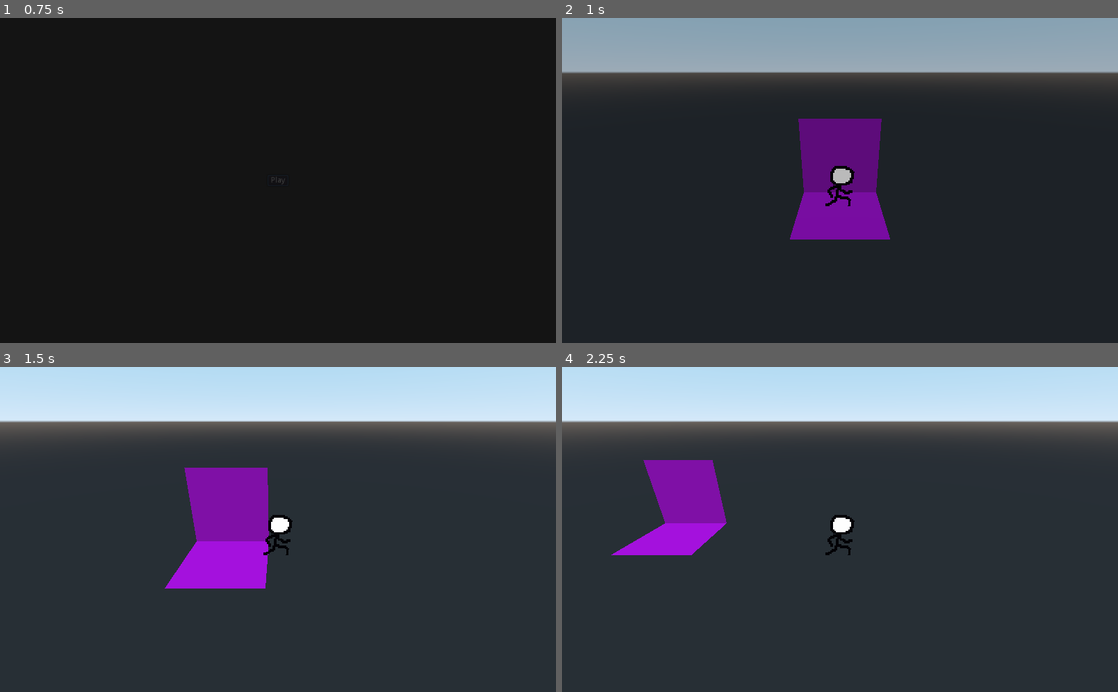
Above: before the commit, frames 1-4 (two rows, left to right).
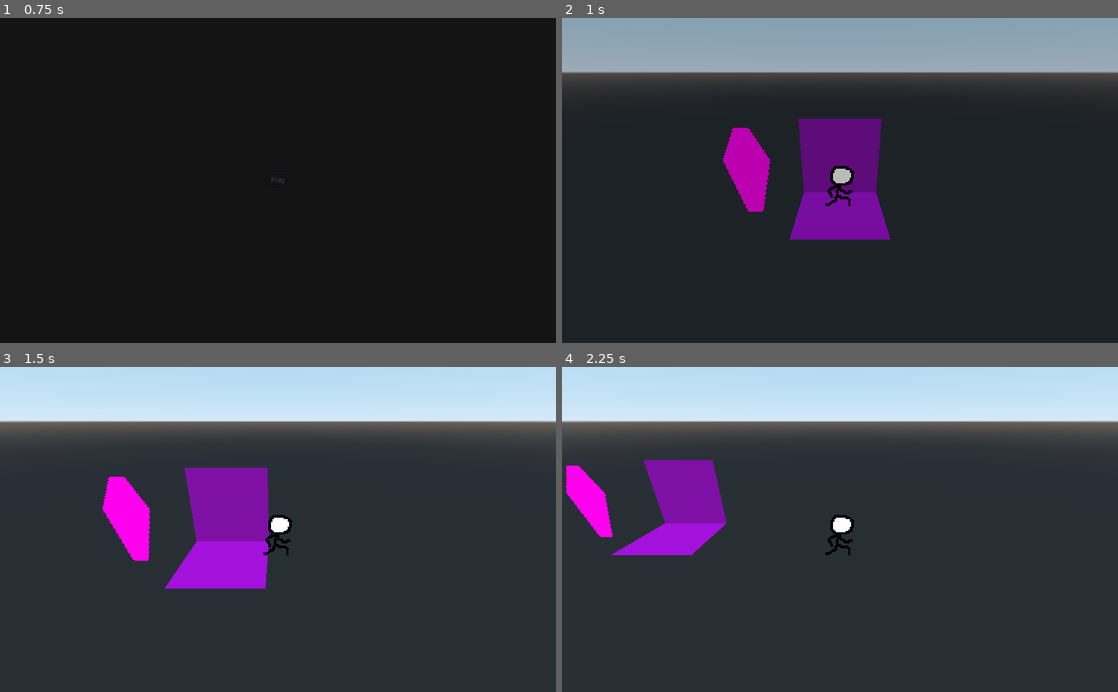
Above: after the commit, the same moments.

Repository: Tusentio/GlobalGameJam2022
Game: Godot game, scene res://Scenes/Menu/Menu.tscn
Same seed, same stepped clock (60 frames per second), same inputs: the game is played once before the commit and once after it.
Inputs:
- Up to frame 1 (0.75 s): click "Play" at 0.5 s
- Up to frame 2 (1 s): no input
- Up to frame 3 (1.5 s): hold D (walk_right) from 1.28 s (still down)
- Up to frame 4 (2.25 s): release D (walk_right) at 2.03 s; hold S (walk_down) from 2.03 s (still down)

Frame 1 is identical in both runs. In frame 2, 1.5% of the frame differs, in the area x 28-38%, y 33-60%; in frame 3, 1.5%, in the area x 18-27%, y 33-60%; in frame 4, 1.0%.

Commit message:
Add level entrance scene

Diff:
--- /dev/null
+++ b/Scenes/LevelEntrance/LevelEntrance.tscn
@@ -0,0 +1,9 @@
+[gd_scene load_steps=2 format=2]
+
+[ext_resource path="res://Sprites/Coffin.png" type="Texture" id=1]
+
+[node name="LevelEntrance" type="Spatial"]
+
+[node name="Sprite" type="Sprite3D" parent="."]
+transform = Transform( 1, 0, 0, 0, 1, 0, 0, 0, 1, 0, 0.32, 0 )
+texture = ExtResource( 1 )
--- a/Scenes/Levels/Level1/Level1.tscn
+++ b/Scenes/Levels/Level1/Level1.tscn
@@ -1,7 +1,8 @@
-[gd_scene load_steps=3 format=2]
+[gd_scene load_steps=4 format=2]
 
 [ext_resource path="res://Scenes/LevelBlocks/DefaultLevelBlock/DefaultLevelBlock.tscn" type="PackedScene" id=1]
 [ext_resource path="res://Scenes/Player/Player.tscn" type="PackedScene" id=2]
+[ext_resource path="res://Scenes/LevelEntrance/LevelEntrance.tscn" type="PackedScene" id=3]
 
 [node name="Level1" type="Spatial"]
 
@@ -9,3 +10,6 @@
 
 [node name="Player" parent="." instance=ExtResource( 2 )]
 transform = Transform( 1, 0, 0, 0, 1, 0, 0, 0, 1, 0, 0.16, 0.32 )
+
+[node name="LevelEntrance" parent="." instance=ExtResource( 3 )]
+transform = Transform( 1, 0, 0, 0, 1, 0, 0, 0, 1, -0.64, 0, 0.32 )
Binary file added: Sprites/Coffin.png
Not shown, added: Sprites/Coffin.png.import
